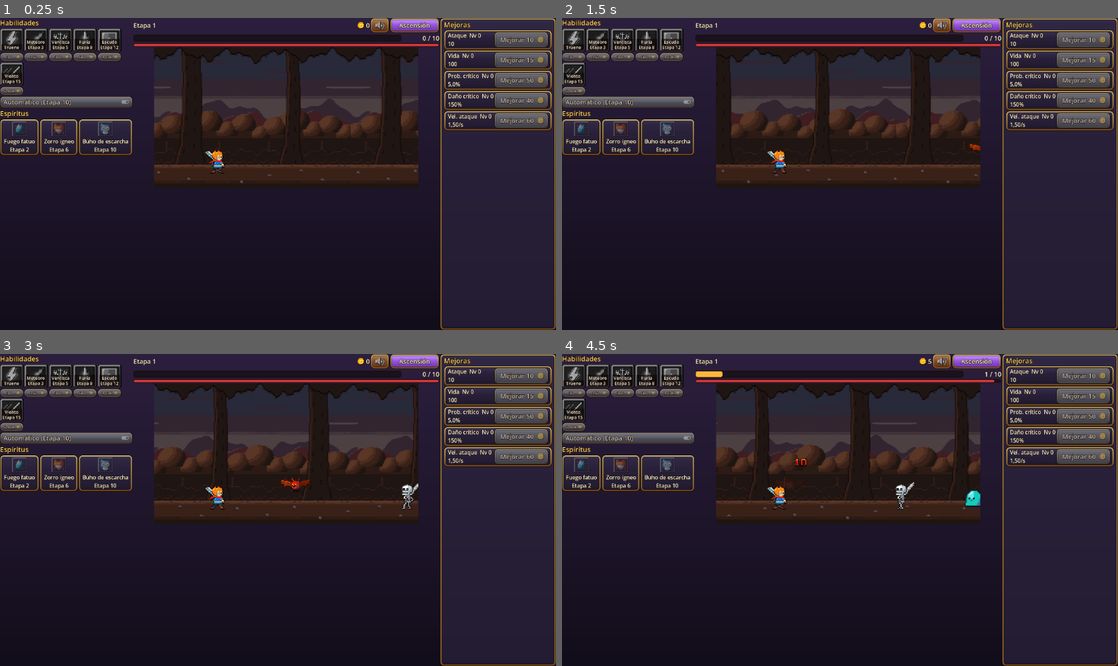
Above: before the commit, frames 1-4 (two rows, left to right).
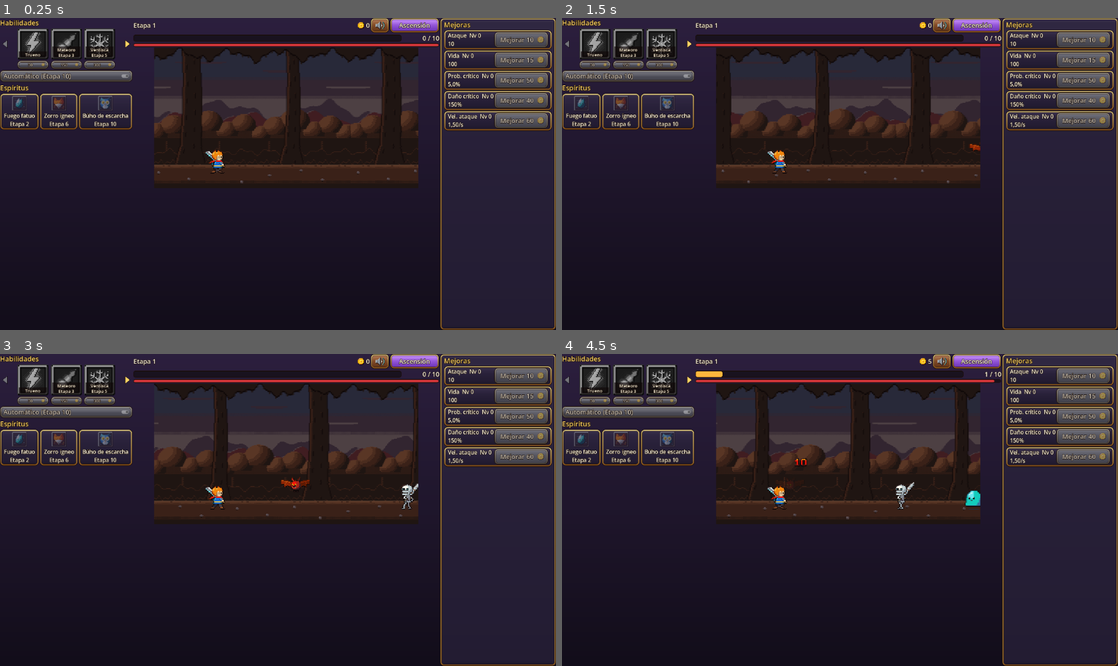
Above: after the commit, the same moments.

Repository: kevelscy/kevelscy-slayer-game
Game: Godot game, scene res://main/main.tscn
The game is run twice, just before and just after one commit, with the same random seed, the same clock (stepped at 60 frames per second) and the same inputs.
Inputs (mouse positions are in pixels of both pictures, inside the frame that each line leads up to):
- Up to frame 1 (0.25 s): no input
- Up to frame 2 (1.5 s): click (689, 42) at 0.52 s; click (567, 42) at 1.27 s
- Up to frame 3 (3 s): click "Ascensión" at 2 s; click "Cerrar" at 2.75 s
- Up to frame 4 (4.5 s): click (689, 378) at 3.52 s; click (567, 378) at 4.27 s

The runs differ from the first frame. In frame 1, 5.4% of the frame differs, in the area x 0-24%, y 3-45%; in frame 2, 5.4%; in frame 3, 5.4%; in frame 4, 5.4%.

Commit message:
feat(ui): show skills in a one-row carousel with gold arrows

Diff:
--- a/client/tests/unit/ui/test_ability_panel.gd
+++ b/client/tests/unit/ui/test_ability_panel.gd
@@ -80,8 +80,8 @@
 
 func test_card_art_fills_the_card_with_the_title_over_its_bottom() -> void:
 	var card: SkillCard = _card(0)
-	assert_eq(card.custom_minimum_size, Vector2(96.0, 96.0))
-	assert_eq(card.art.texture.get_size(), Vector2(96.0, 96.0))
+	assert_eq(card.custom_minimum_size, Vector2(128.0, 128.0))
+	assert_eq(card.art.texture.get_size(), Vector2(128.0, 128.0))
 	assert_eq(card.art.anchor_right, 1.0)
 	assert_eq(card.art.anchor_bottom, 1.0)
 	assert_eq(card.cooldown_mask.anchor_right, 1.0)
@@ -123,16 +123,16 @@
 			assert_true(button.get_theme_stylebox(style) is StyleBoxEmpty, style)
 
 
-func test_each_skill_card_shows_its_icon_scaled_three_times_with_square_pixels() -> void:
+func test_each_skill_card_shows_its_icon_scaled_four_times_with_square_pixels() -> void:
 	for index: int in panel.skill_buttons.size():
 		var sheet: Image = (load("res://art/icons/skill_%s.png" % ABILITIES.skills[index].id) as Texture2D).get_image()
 		for frame: int in [AbilityPanel.SILVER, AbilityPanel.GOLD]:
 			var icon: Image = (panel.skill_icons[index][frame] as Texture2D).get_image()
-			assert_eq(icon.get_size(), Vector2i(96, 96))
+			assert_eq(icon.get_size(), Vector2i(128, 128))
 			for point: Vector2i in [Vector2i(1, 1), Vector2i(16, 16), Vector2i(30, 29)]:
 				var expected: Color = sheet.get_pixel(frame * 32 + point.x, point.y)
-				assert_eq(icon.get_pixelv(point * 3), expected, "skill %d frame %d at %s" % [index, frame, point])
-				assert_eq(icon.get_pixelv(point * 3 + Vector2i(2, 2)), expected, "nearest, not blended")
+				assert_eq(icon.get_pixelv(point * 4), expected, "skill %d frame %d at %s" % [index, frame, point])
+				assert_eq(icon.get_pixelv(point * 4 + Vector2i(3, 3)), expected, "nearest, not blended")
 
 
 func test_skill_on_cooldown_goes_back_to_the_silver_frame_until_ready() -> void:
@@ -198,3 +198,74 @@
 	assert_eq(_card(0).level_label.text, "Nv 7")
 	assert_eq(_card(0).level_label.get_parent(), _card(0))
 	assert_eq(_card(0).level_label.position, Vector2(SkillCard.TITLE_INSET, SkillCard.TITLE_INSET))
+
+
+func _shown() -> Array[int]:
+	var shown: Array[int] = []
+	for index: int in panel.skill_columns.size():
+		if panel.skill_columns[index].visible:
+			shown.append(index)
+	return shown
+
+
+func test_skills_sit_in_one_row_between_the_two_arrows() -> void:
+	var row: HBoxContainer = panel.carousel_row
+	assert_eq(row.get_child(0), panel.left_arrow)
+	assert_eq(row.get_child(row.get_child_count() - 1), panel.right_arrow)
+	assert_eq(panel.skill_columns.size(), 6)
+	for index: int in panel.skill_columns.size():
+		assert_eq(panel.skill_columns[index].get_parent(), panel.cards_row, "one row, no wrapping")
+		assert_eq(panel.skill_buttons[index].get_parent(), panel.skill_columns[index])
+		assert_eq(panel.buy_buttons[index].get_parent(), panel.skill_columns[index], "buy button under its card")
+
+
+func test_the_row_shows_as_many_cards_as_fit_the_width() -> void:
+	panel.fit_cards(720.0)
+	assert_eq(_shown(), [0, 1, 2, 3], "portrait width: four 128 px cards")
+	panel.fit_cards(400.0)
+	assert_eq(_shown(), [0, 1])
+	panel.fit_cards(100.0)
+	assert_eq(_shown(), [0], "always at least one card")
+	panel.fit_cards(2000.0)
+	assert_eq(_shown(), [0, 1, 2, 3, 4, 5])
+
+
+func test_resizing_the_panel_refits_the_cards() -> void:
+	panel.size = Vector2(720.0, 300.0)
+	assert_eq(_shown(), [0, 1, 2, 3])
+
+
+func test_arrows_are_gold_and_grey_out_when_that_side_has_no_more_skills() -> void:
+	panel.fit_cards(720.0)
+	assert_true(panel.left_arrow.disabled, "nothing to the left at the start")
+	assert_false(panel.right_arrow.disabled)
+	for arrow: Button in [panel.left_arrow, panel.right_arrow]:
+		assert_eq(arrow.get_theme_color("icon_normal_color"), GameTheme.TITLE_GOLD)
+		assert_eq(arrow.get_theme_color("icon_hover_color"), GameTheme.TITLE_GOLD)
+		assert_eq(arrow.get_theme_color("icon_disabled_color"), AbilityPanel.ARROW_GREY)
+		assert_not_null(arrow.icon)
+	panel.right_arrow.pressed.emit()
+	assert_eq(_shown(), [1, 2, 3, 4], "scrolls one skill to the right")
+	assert_false(panel.left_arrow.disabled)
+	panel.right_arrow.pressed.emit()
+	assert_eq(_shown(), [2, 3, 4, 5])
+	assert_true(panel.right_arrow.disabled, "last skill reached")
+	panel.right_arrow.pressed.emit()
+	assert_eq(_shown(), [2, 3, 4, 5], "no scroll past the end")
+	panel.left_arrow.pressed.emit()
+	assert_eq(_shown(), [1, 2, 3, 4])
+
+
+func test_both_arrows_grey_when_every_skill_fits() -> void:
+	panel.fit_cards(2000.0)
+	assert_true(panel.left_arrow.disabled)
+	assert_true(panel.right_arrow.disabled)
+
+
+func test_widening_after_a_scroll_keeps_the_last_cards_in_view() -> void:
+	panel.fit_cards(400.0)
+	for step: int in 4:
+		panel.right_arrow.pressed.emit()
+	assert_eq(_shown(), [4, 5])
+	panel.fit_cards(720.0)
+	assert_eq(_shown(), [2, 3, 4, 5], "no empty space after the last skill")
--- a/client/ui/panels/ability_panel.gd
+++ b/client/ui/panels/ability_panel.gd
@@ -1,24 +1,41 @@
 class_name AbilityPanel
 extends VBoxContainer
-## Skill bar: one SkillCard per skill with its gold buy button under it, and the
-## auto-cast toggle. Built in code because
-## every card comes from the ability catalog. Also owns the icon sheet helpers the
-## spirit panel shares.
+## Skill bar: one SkillCard per skill with its gold buy button under it, in a single
+## row carousel between two gold arrows, and the auto-cast toggle. The row shows as
+## many cards as fit the width; an arrow greys out when that side has no more skills.
+## Built in code because every card comes from the ability catalog. Also owns the
+## icon sheet helpers the spirit panel shares.
 
 const REFRESH_SECONDS: float = 0.1
 ## Each skill and spirit icon sheet has two 32x32 frames: the silver frame, then the
 ## gold one shown while the skill is ready or once the spirit is unlocked. Scaled with
-## nearest filtering so the pixels stay square: 2x for spirits, 3x for skill cards.
+## nearest filtering so the pixels stay square: 2x for spirits, 4x for skill cards.
 const ICON_PATH: String = "res://art/icons/skill_%s.png"
 const ICON_FRAME_SIZE: int = 32
 const ICON_SCALE: int = 2
-const CARD_SCALE: int = 3
+const CARD_SCALE: int = 4
+const CARD_SIZE: float = ICON_FRAME_SIZE * CARD_SCALE
+const CARD_SEPARATION: int = 8
+## Arrow buttons at both ends of the carousel row: a triangle tinted gold, grey when
+## that side has no more skills.
+const ARROW_WIDTH: float = 40.0
+const ARROW_ICON_SIZE: Vector2i = Vector2i(20, 32)
+const ARROW_GREY: Color = Color(0.45, 0.45, 0.48)
 const SILVER: int = 0
 const GOLD: int = 1
 const BUY_FONT_SIZE: int = 16
 ## Coin on the narrow buy buttons at its native 16 px, smaller than the stat upgrade one.
 const BUY_COIN_SIZE: int = 16
 var skill_buttons: Array[Button] = []
+## Per skill: the column holding its card and its buy button.
+var skill_columns: Array[VBoxContainer] = []
+var carousel_row: HBoxContainer
+var cards_row: HBoxContainer
+var left_arrow: Button
+var right_arrow: Button
+## Carousel window: the first shown skill and how many fit.
+var first_shown: int = 0
+var shown_count: int = 1
 ## Per skill: buys its first level, then the next ones, with gold.
 var buy_buttons: Array[Button] = []
 ## Per skill button: [silver, gold] icon textures.
@@ -31,13 +48,26 @@
 func bind(session: GameSession) -> void:
 	_session = session
 	add_child(section_title("Habilidades"))
-	var skill_row: HFlowContainer = HFlowContainer.new()
-	add_child(skill_row)
+	carousel_row = HBoxContainer.new()
+	carousel_row.add_theme_constant_override("separation", CARD_SEPARATION)
+	add_child(carousel_row)
+	left_arrow = _arrow(true)
+	left_arrow.pressed.connect(func() -> void: scroll(-1))
+	carousel_row.add_child(left_arrow)
+	cards_row = HBoxContainer.new()
+	cards_row.size_flags_horizontal = Control.SIZE_EXPAND_FILL
+	cards_row.alignment = BoxContainer.ALIGNMENT_CENTER
+	cards_row.add_theme_constant_override("separation", CARD_SEPARATION)
+	carousel_row.add_child(cards_row)
+	right_arrow = _arrow(false)
+	right_arrow.pressed.connect(func() -> void: scroll(1))
+	carousel_row.add_child(right_arrow)
 	for index: int in session.skills.slots.size():
 		var frames: Array[Texture2D] = icon_frames(ICON_PATH % session.skills.slots[index].definition.id, CARD_SCALE)
 		skill_icons.append(frames)
 		var column: VBoxContainer = VBoxContainer.new()
-		skill_row.add_child(column)
+		cards_row.add_child(column)
+		skill_columns.append(column)
 		var button: SkillCard = SkillCard.new(frames[SILVER], frames[GOLD])
 		button.pressed.connect(func() -> void: _on_skill_pressed(index))
 		column.add_child(button)
@@ -55,7 +85,62 @@
 	autocast_toggle.button_pressed = session.skills.autocast_enabled
 	autocast_toggle.toggled.connect(_on_autocast_toggled)
 	add_child(autocast_toggle)
+	resized.connect(func() -> void: fit_cards(size.x))
+	fit_cards(size.x)
 	refresh()
+
+
+## Shows as many skill cards as fit in width, always at least one, and keeps the
+## window inside the skill list.
+func fit_cards(width: float) -> void:
+	var room: float = width - 2.0 * (ARROW_WIDTH + CARD_SEPARATION)
+	var fitting: int = floori((room + CARD_SEPARATION) / (CARD_SIZE + CARD_SEPARATION))
+	shown_count = clampi(fitting, 1, maxi(skill_columns.size(), 1))
+	_show_window()
+
+
+## Moves the carousel window by step skills, stopping at both ends.
+func scroll(step: int) -> void:
+	first_shown += step
+	_show_window()
+
+
+func _show_window() -> void:
+	first_shown = clampi(first_shown, 0, maxi(skill_columns.size() - shown_count, 0))
+	for index: int in skill_columns.size():
+		skill_columns[index].visible = index >= first_shown and index < first_shown + shown_count
+	left_arrow.disabled = first_shown == 0
+	right_arrow.disabled = first_shown + shown_count >= skill_columns.size()
+
+
+func _arrow(points_left: bool) -> Button:
+	var arrow: Button = Button.new()
+	arrow.focus_mode = Control.FOCUS_NONE
+	arrow.custom_minimum_size = Vector2(ARROW_WIDTH, CARD_SIZE)
+	arrow.size_flags_vertical = Control.SIZE_SHRINK_BEGIN
+	arrow.icon = arrow_texture(points_left)
+	arrow.icon_alignment = HORIZONTAL_ALIGNMENT_CENTER
+	for style: String in ["normal", "hover", "pressed", "disabled", "focus", "hover_pressed"]:
+		arrow.add_theme_stylebox_override(style, StyleBoxEmpty.new())
+	for state: String in ["icon_normal_color", "icon_hover_color", "icon_pressed_color", "icon_hover_pressed_color", "icon_focus_color"]:
+		arrow.add_theme_color_override(state, GameTheme.TITLE_GOLD)
+	arrow.add_theme_color_override("icon_disabled_color", ARROW_GREY)
+	return arrow
+
+
+## White triangle with a dark 1 px outline; the button tints the white part.
+static func arrow_texture(points_left: bool) -> Texture2D:
+	var image: Image = Image.create_empty(ARROW_ICON_SIZE.x, ARROW_ICON_SIZE.y, false, Image.FORMAT_RGBA8)
+	var half: float = ARROW_ICON_SIZE.y / 2.0
+	for y: int in ARROW_ICON_SIZE.y:
+		var reach: float = ARROW_ICON_SIZE.x * (1.0 - absf(y + 0.5 - half) / half)
+		for x: int in ARROW_ICON_SIZE.x:
+			var column: int = ARROW_ICON_SIZE.x - 1 - x if points_left else x
+			if column + 0.5 > reach:
+				continue
+			var edge: bool = column + 1.5 > reach or y == 0 or y == ARROW_ICON_SIZE.y - 1 or column == 0
+			image.set_pixel(x, y, GameTheme.TEXT_OUTLINE if edge else Color.WHITE)
+	return ImageTexture.create_from_image(image)
 
 
 func _process(delta: float) -> void:
